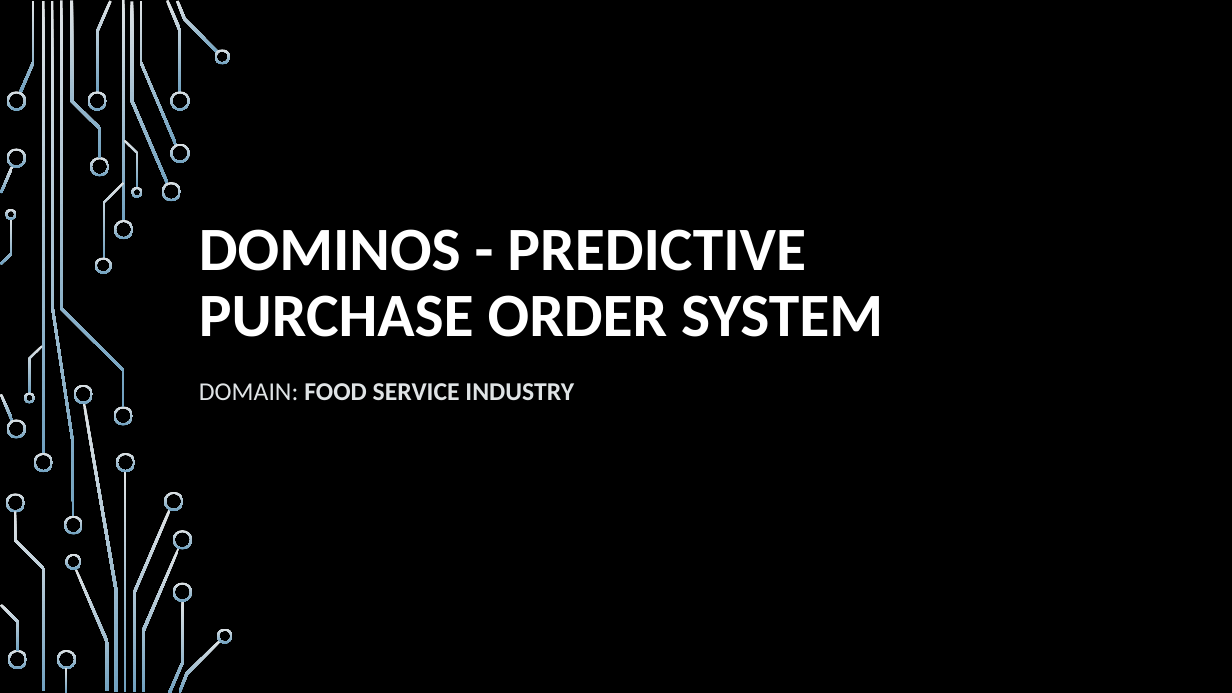
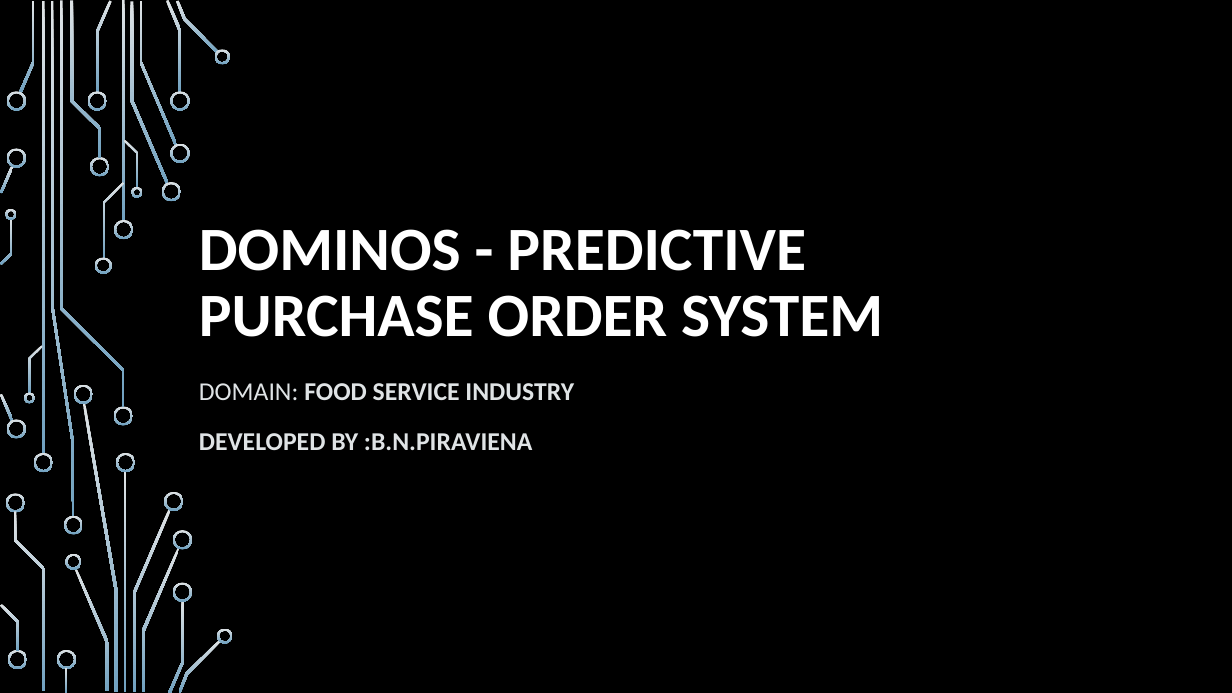
Before and after one commit to praveenaaaron/Dominos---Predictive-Purchase-Order-System, a slide deck: slide 1 of Dominos - Predictive Purchase Order System.pptx. Drawn at 1232x693 pixels with LibreOffice and Linux fonts; fonts in the diff are those of the drawing; background and template pictures are left out. Boxes give left, top, right and bottom in pixels: in the first picture for what was removed or moved away, otherwise in the second. Text is boxed around its words. In the diff, an @@ line names an element or a change of style, - is before the commit and + after.

```diff
--- a/Dominos - Predictive Purchase Order System.pptx
+++ b/Dominos - Predictive Purchase Order System.pptx
@@ subtitle at bbox=[199, 433, 532, 450]: paragraph added @@
+DEVELOPED BY :B.N.PIRAVIENA
```
Also in this commit, not shown: 8 other slides changed.
